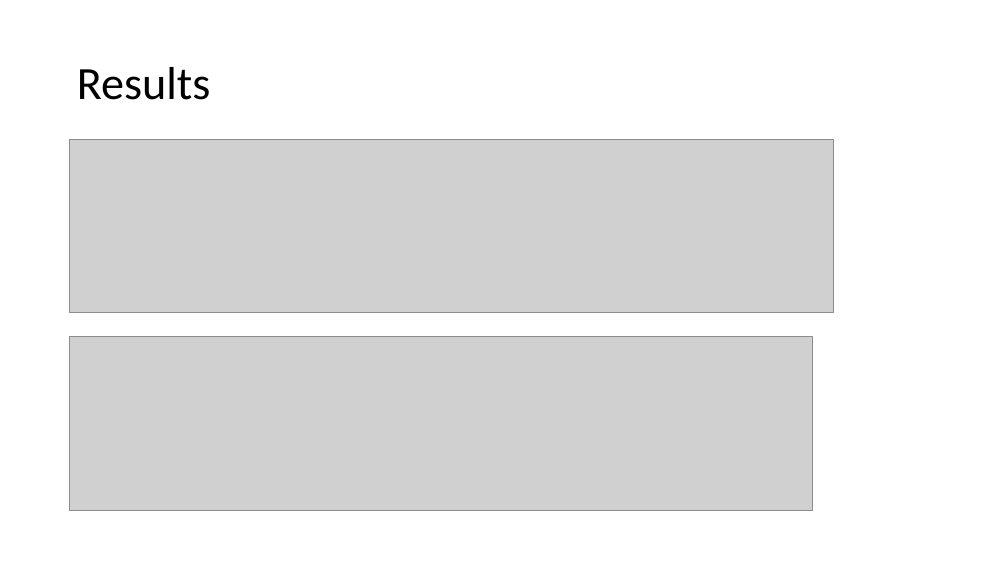
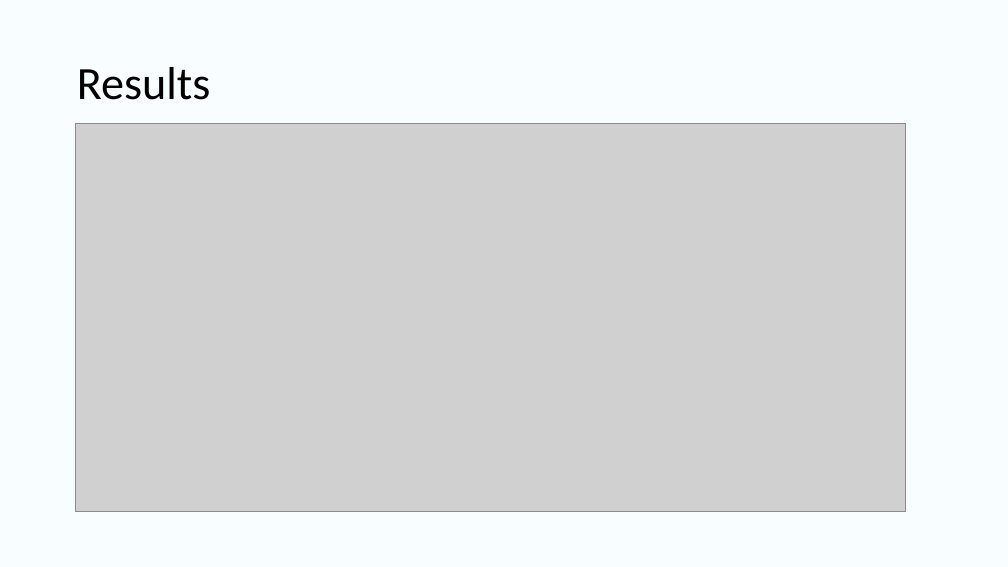
Before and after one commit to UlugbekSalaev/MatchingLetterGame, a slide deck: slide 14 of Presentation.pptx (slide 12 before the commit). Drawn at 1008x567 pixels with LibreOffice and Linux fonts; fonts in the diff are those of the drawing; grey boxes stand for pictures. Boxes give left, top, right and bottom in pixels: in the first picture for what was removed or moved away, otherwise in the second. Text is boxed around its words. In the diff, an @@ line names an element or a change of style, - is before the commit and + after.

```diff
--- a/Presentation.pptx
+++ b/Presentation.pptx
@@ background #FFFFFF to #CFFAFF at 14% opacity @@
@@ picture removed at [70, 139, 834, 312] @@
@@ picture added at [75, 123, 906, 512] @@
@@ picture removed at [70, 337, 813, 510] @@
```
Also in this commit, not shown: 15 other slides changed, 3 slides added, 4 other files.
